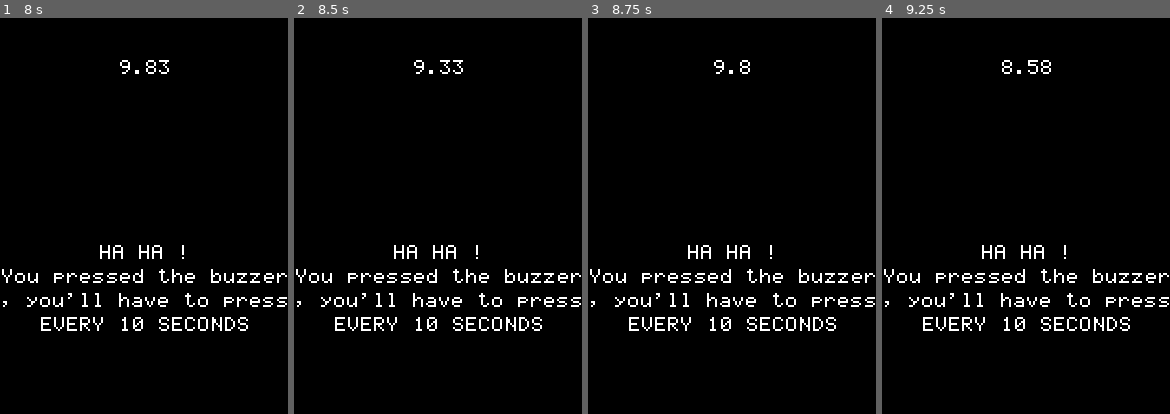
Above: before the commit, frames 1-4 (left to right).
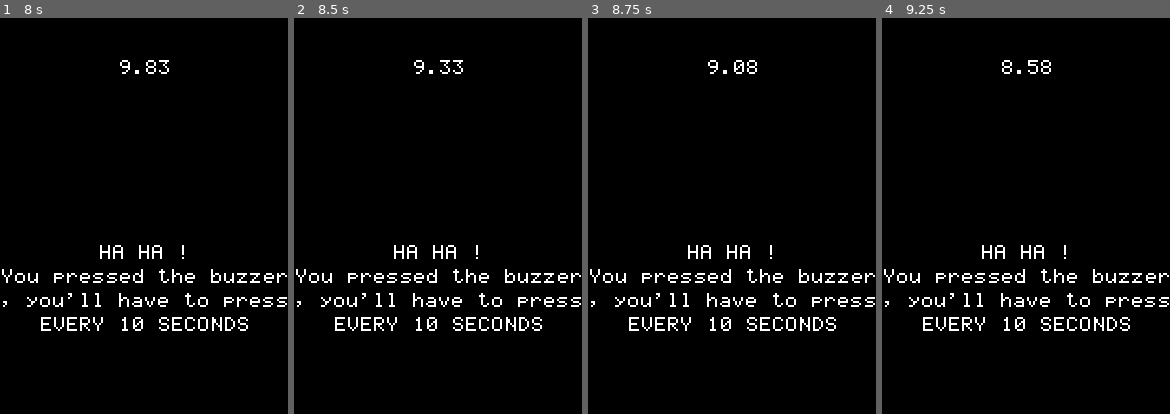
Above: after the commit, the same moments.

Repository: Eptwalabha/ld51
Game: Godot game, scene res://scenes/Game.tscn
Same seed, same stepped clock (60 frames per second), same inputs: the game is played once before the commit and once after it.
Inputs (mouse positions are % of the whole screen's width and height, from its top left):
- Up to frame 1 (8 s): drag from (68, 75) to (82, 27) at 0.52 s; drag from (68, 75) to (61, 70) at 1.27 s; move the mouse to (26, 34) at 2.02 s; press the mouse at (26, 34) at 2.03 s; release the mouse at (26, 34) at 2.75 s; tap Enter at 2.75, 5, 6.5 s; drag from (75, 49) to (68, 75) at 2.77 s; click "mute" at 3.5 s; tap Space at 4.25, 5.75, 7.25 s; move the mouse to (47, 24) at 4.27 s; press the mouse at (47, 24) at 4.28 s; release the mouse at (47, 24) at 5 s; drag from (98, 44) to (47, 24) at 5.02 s; move the mouse to (40, 55) at 5.77 s; press the mouse at (40, 55) at 5.78 s; release the mouse at (40, 55) at 6.5 s; drag from (82, 27) to (68, 75) at 6.52 s; move the mouse to (61, 70) at 7.27 s; press the mouse at (61, 70) at 7.28 s
- Up to frame 2 (8.5 s): release the mouse at (61, 70) at 8 s; drag from (outside the picture) to (68, 75) at 8.02 s
- Up to frame 3 (8.75 s): no input
- Up to frame 4 (9.25 s): move the mouse to (26, 34) at 8.77 s; press the mouse at (26, 34) at 8.78 s
The pictures show only the part of the screen within x 42-92%, y 0-50%; the shares and areas given below are measured in that part.

Frames 1-2 are identical in both runs. In frame 3, 0.3% of the frame differs, in the area x 41-59%, y 10-15%; in frame 4, nothing differs.

Commit message:
fix jumping timer + delay with game over

Diff:
--- a/scenes/Game.gd
+++ b/scenes/Game.gd
@@ -36,8 +36,8 @@
 	NEED_POWER,
 	SHRINK_BOUNCE,
 	TINY,
-#	FALLING_OBJECT,
-
+
+	#FALLING_OBJECT,
 	FAKE_2,
 	NO_COUNTER,
 	LIGHT_TOO_SOON,
@@ -53,6 +53,19 @@
 	VICTORY
 }
 
+@export var level_order: Array[LEVEL] = [
+	LEVEL.NO_COUNTER,
+	LEVEL.LIGHT_TOO_SOON,
+	LEVEL.TP_RANDOM,
+	LEVEL.FAKE_THE_RETURN,
+	LEVEL.FALL,
+	LEVEL.SHRINK,
+	LEVEL.TP_RANDOM_TINY,
+	LEVEL.IN_THE_DARK,
+	LEVEL.NEED_POWER_MAZE,
+	LEVEL.RANDOM_SHRINK_BOUNCE,
+]
+
 func _ready() -> void:
 	AudioServer.set_bus_mute(0, Stats.mute)
 	mute.button_pressed = Stats.mute
@@ -71,7 +84,7 @@
 		if abs(remaining) > extra_time :
 			remaining = extra_time
 			buzzer.turn_light(false)
-			trigger_game_over()
+			trigger_game_over(true)
 
 	update_buzzer(delta)
 	update_count_down()
@@ -106,12 +119,10 @@
 	timer.start(randf() * 1.5 + .5)
 
 func update_count_down() -> void:
-	if remaining <= 0.0 or game_over:
+	if game_over:
 		count_down.text = "0.00"
 	else:
-		var second : int = int(floor(abs(remaining)))
-		var milli : int = int(100.0 * fmod(abs(remaining), 1.0))
-		count_down.text = "%s.%s" % [second, milli]
+		count_down.text = "%.2f" % max(0.0, remaining)
 
 func start_game() -> void:
 	eptwalabha.visible = false
@@ -221,10 +232,12 @@
 	level_end = false
 	remaining = duration
 
-func trigger_game_over() -> void:
+func trigger_game_over(instant: bool) -> void:
 	game_over = true
 	Stats.nbr_attempt += 1
 	dialog.text = tr(game_over_key())
+	if not instant:
+		await get_tree().create_timer(0.5).timeout
 	$AnimationPlayer.play("loose")
 
 func power_buzzer(power: bool) -> void:
@@ -236,7 +249,7 @@
 		LEVEL.INTRO: return "intro-01"
 		LEVEL.INTRO2: return "intro-02"
 		LEVEL.INTRO3: return "intro-03"
-	#	LEVEL.FALLING_OBJECT: return "falling-object"
+		#LEVEL.FALLING_OBJECT: return "falling-object"
 		LEVEL.TP_RANDOM: return "td-random"
 		LEVEL.RANDOM_SHRINK_BOUNCE: return "random-shrink-bounce"
 		LEVEL.RANDOM_BOUNCE: return "random-bounce"
@@ -290,7 +303,7 @@
 			buzzer.play_sound(true)
 		else:
 			buzzer.play_sound(false)
-			trigger_game_over()
+			trigger_game_over(false)
 
 func _on_AnimationPlayer_animation_finished(_anim_name: String) -> void:
 	var _osef = get_tree().reload_current_scene()
--- a/scenes/Game.tscn
+++ b/scenes/Game.tscn
@@ -45,7 +45,7 @@
 
 [sub_resource type="Animation" id="2"]
 resource_name = "loose"
-length = 6.0
+length = 5.0
 tracks/0/type = "value"
 tracks/0/imported = false
 tracks/0/enabled = true
@@ -53,7 +53,7 @@
 tracks/0/interp = 1
 tracks/0/loop_wrap = true
 tracks/0/keys = {
-"times": PackedFloat32Array(1),
+"times": PackedFloat32Array(0),
 "transitions": PackedFloat32Array(1),
 "update": 1,
 "values": [true]
@@ -65,7 +65,7 @@
 tracks/1/interp = 1
 tracks/1/loop_wrap = true
 tracks/1/keys = {
-"times": PackedFloat32Array(2),
+"times": PackedFloat32Array(0.566667),
 "transitions": PackedFloat32Array(1),
 "update": 1,
 "values": [true]
@@ -97,6 +97,7 @@
 [node name="Game" type="Node2D"]
 script = ExtResource("1")
 shrink_curve = SubResource("4")
+level_order = Array[int]([0])
 
 [node name="ColorRect" type="ColorRect" parent="."]
 offset_left = -38.0
@@ -198,8 +199,6 @@
 [node name="Fade" parent="CanvasLayer/Control" instance=ExtResource("5")]
 unique_name_in_owner = true
 layout_mode = 1
-grow_horizontal = 2
-grow_vertical = 2
 
 [node name="MarginContainer2" type="MarginContainer" parent="CanvasLayer/Control"]
 layout_mode = 0
--- a/scenes/ui/Fade.tscn
+++ b/scenes/ui/Fade.tscn
@@ -7,6 +7,8 @@
 anchors_preset = 15
 anchor_right = 1.0
 anchor_bottom = 1.0
+grow_horizontal = 2
+grow_vertical = 2
 mouse_filter = 2
 script = ExtResource("1")
 
